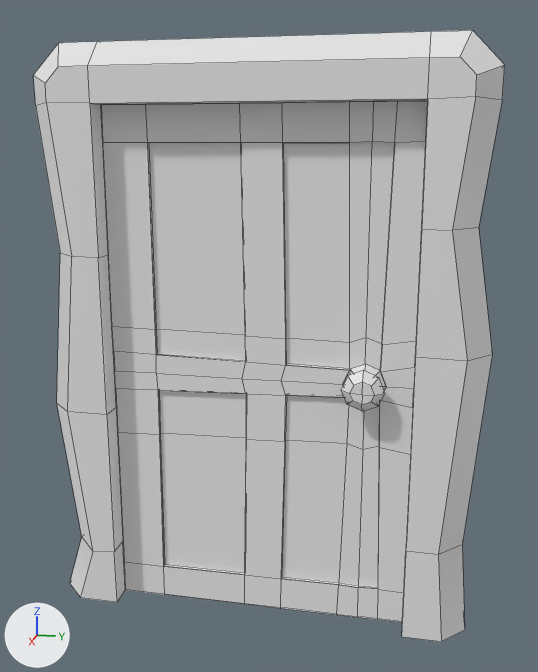
An edit to the FBX model JourneyThroughTheAfterlife/Assets/Designer/3DModels/Door/Door.fbx, drawn before and after from the same camera.
One viewpoint serves both versions: a camera (50 mm lens) standing at (4.14, 0.9, 1.96) and looking at (-0.07, 0.05, 0.91). Every picture has the same lights, and +X, +Y and +Z are marked at lower left. Mesh edges are drawn as thin lines. Where no turn or scale is listed for an object, it has been applied to the vertices.
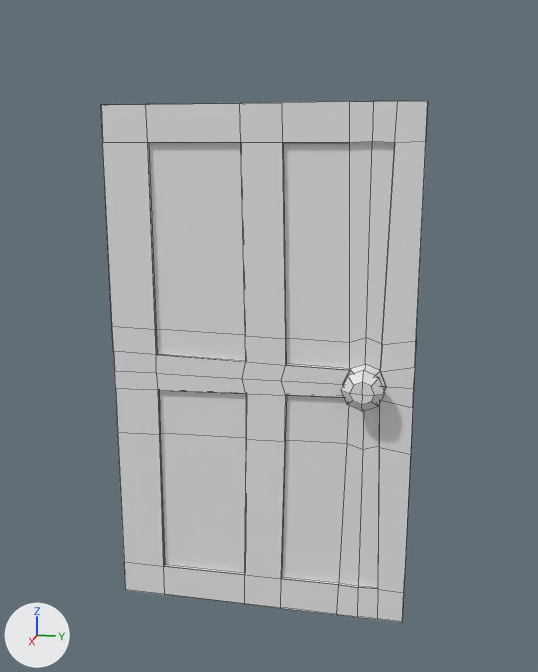
The newer file is also turned or shifted as a whole; pictures and numbers use the older file's frame.

Where the change shows, as pixel boxes (x1, y1, x2, y2) in the pictures (538 x 672 px):
'polySurface1', deleted
    before: (33, 30, 505, 642)

The change, as a diff of the scene's bpy script:
```diff
--- a/JourneyThroughTheAfterlife/Assets/Designer/3DModels/Door/Door.fbx.py
+++ b/JourneyThroughTheAfterlife/Assets/Designer/3DModels/Door/Door.fbx.py
@@ ob_polysurface1 @@
-ob_polysurface1 = bpy.data.objects.new('polySurface1', me_untitled)
-ob_polysurface1.location = (-0.022, 0.011, 1.056)
```
